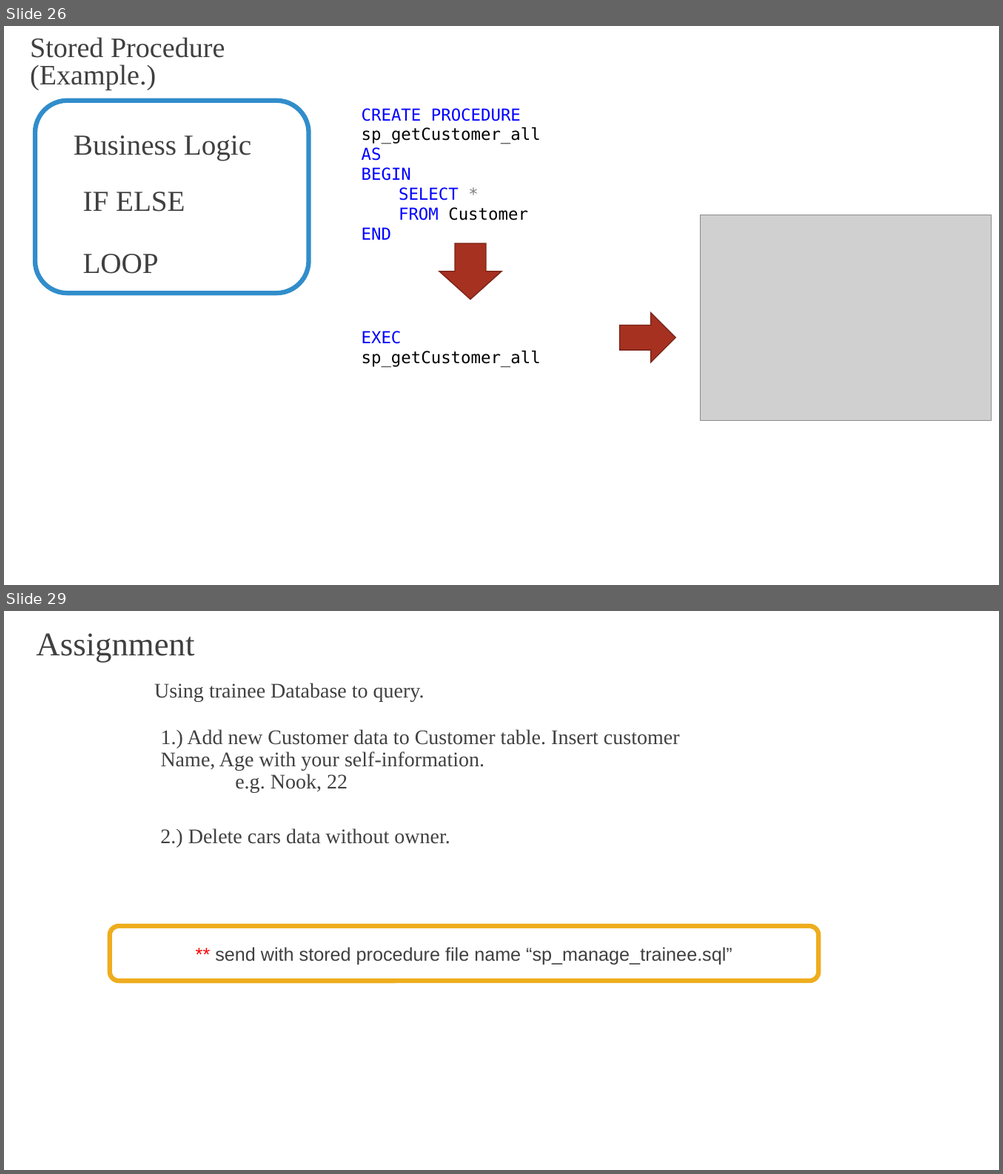
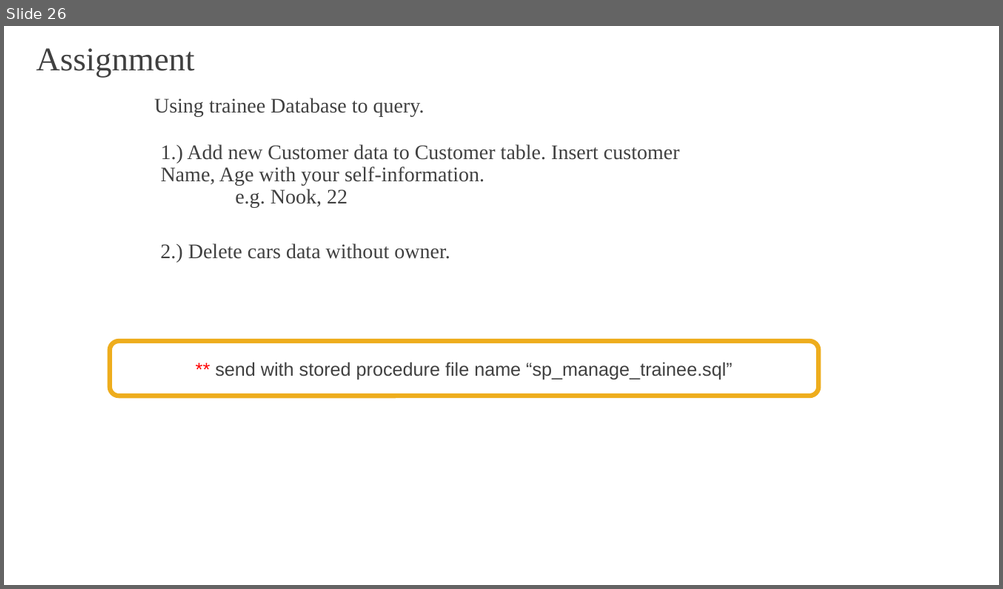
Before and after one commit to nuenook/sql2018, a slide deck: SQL.pptm. Shown one above the other, each under a label of ours: slides 26 and 29 before the commit, slide 26 after it; the slides between them are not shown. The pictures are 1003x1174 and 1003x589 pixels, drawn with LibreOffice and Linux fonts; fonts in the diff are those of the drawing; grey boxes stand for pictures; background and template pictures are left out. Boxes give left, top, right and bottom in pixels: in the first picture for what was removed or moved away, otherwise in the second. Text is boxed around its words. In the diff, an @@ line names an element or a change of style, - is before the commit and + after.

```diff
--- a/SQL.pptm
+++ b/SQL.pptm
@@ slide 26 removed at [4, 26, 999, 585], background picture (left out) @@
@@ text removed at [30, 37, 225, 90] @@
-Stored Procedure (Example.)
@@ rounded rectangle removed at [35, 101, 309, 293] @@
@@ text removed at [361, 108, 540, 221] @@
-CREATE PROCEDURE sp_getCustomer_all
-AS
-BEGIN
-  SELECT *
-  FROM Customer
-END
@@ text removed at [74, 136, 251, 161] @@
-Business Logic
@@ text removed at [83, 192, 185, 274] @@
-IF ELSE
-LOOP
@@ picture removed at [700, 215, 990, 421] @@
@@ down arrow removed at [439, 244, 501, 300] @@
@@ right arrow removed at [620, 313, 675, 363] @@
@@ text removed at [361, 331, 540, 368] @@
-EXEC sp_getCustomer_all
@@ what was slide 29 is now slide 26 @@
```
Also in this commit, not shown: 2 other slides removed.
